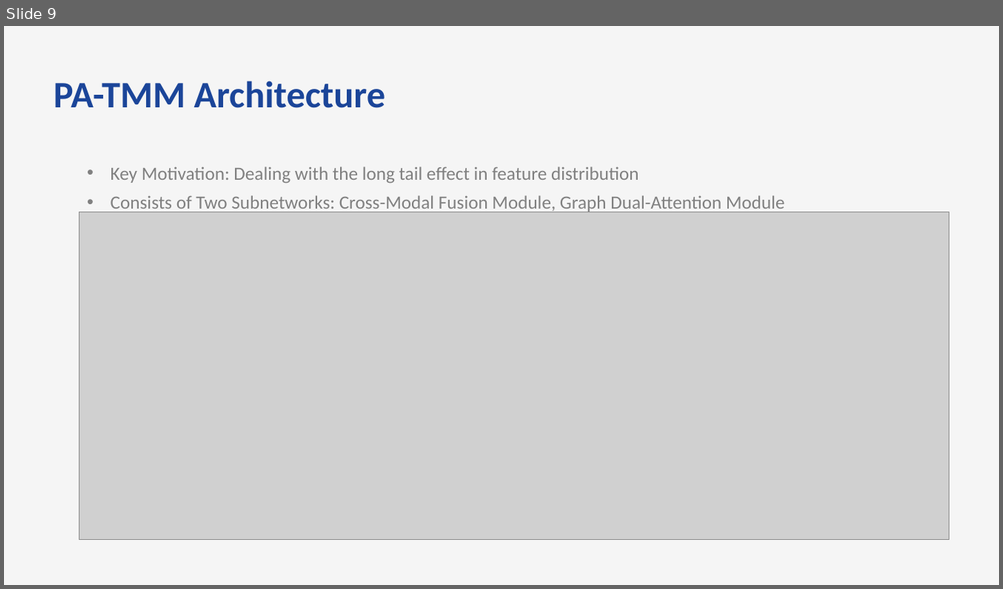
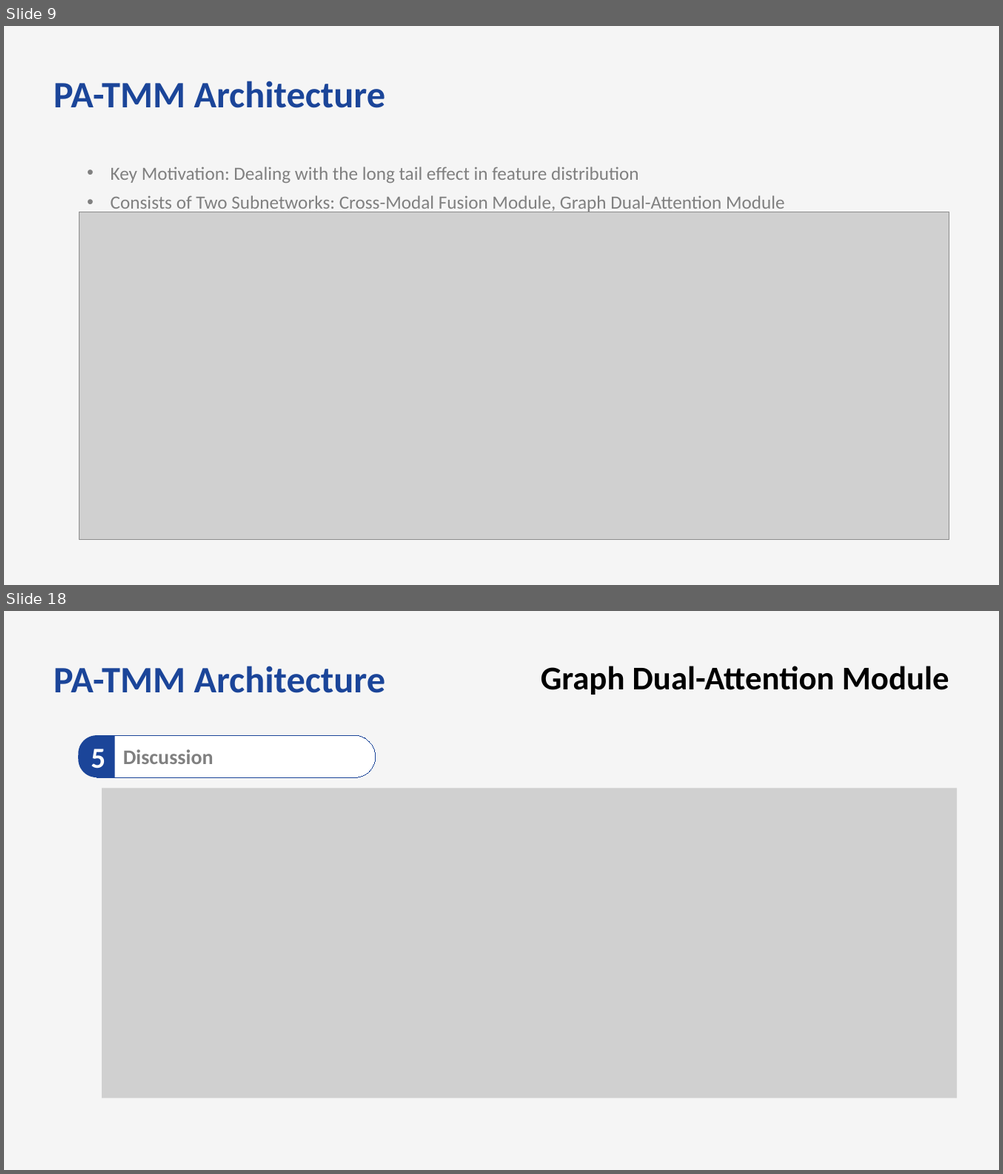
Before and after one commit to bts1991/study, a slide deck: 논문 Review/Others/paper_review.pptx. Shown one above the other, each under a label of ours: slide 9 before the commit, slides 9 and 18 after it; the slides between them are not shown. The pictures are 1003x589 and 1003x1174 pixels, drawn with LibreOffice and Linux fonts; fonts in the diff are those of the drawing; grey boxes stand for pictures. Boxes give left, top, right and bottom in pixels: in the first picture for what was removed or moved away, otherwise in the second. Text is boxed around its words. In the diff, an @@ line names an element or a change of style, - is before the commit and + after.

```diff
--- a/논문 Review/Others/paper_review.pptx
+++ b/논문 Review/Others/paper_review.pptx
@@ slide 18 added at [4,611,999,1170], background #F5F5F5 @@
@@ text added at [54,666,386,693], 36 pt, text #1B4599, bold @@
+PA-TMM Architecture
@@ text added at [540,666,949,695], 32 pt, text #000000, bold @@
+Graph Dual-Attention Module
@@ round same rect added at [78,736,115,777], fill #1B4599, 28 pt, text #FFFFFF, bold @@
+5
@@ rounded rectangle added at [79,735,375,778], fill #FFFFFF, outline #1B4599 0.75 pt, 20 pt, text #808080, bold @@
+Discussion
@@ picture added at [102,788,957,1098] @@
```
Also in this commit, not shown: 9 slides changed, 7 other slides added.
